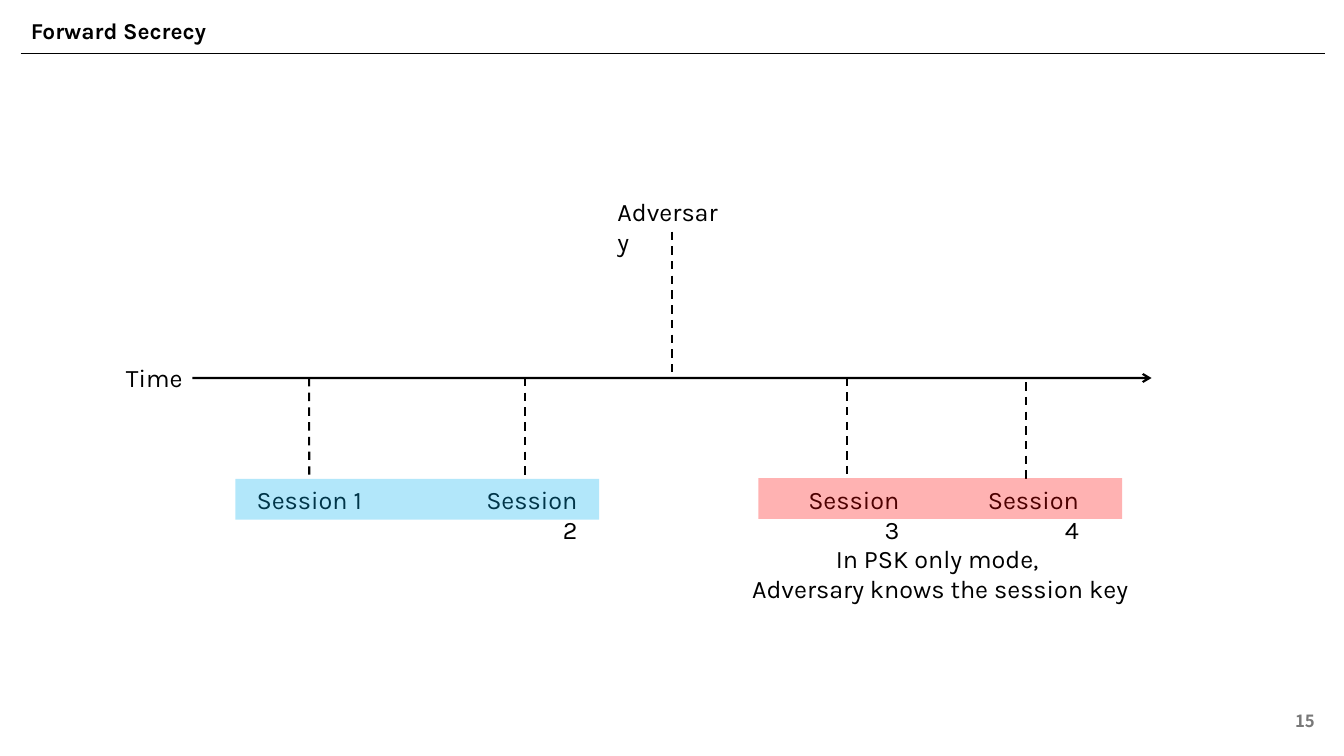
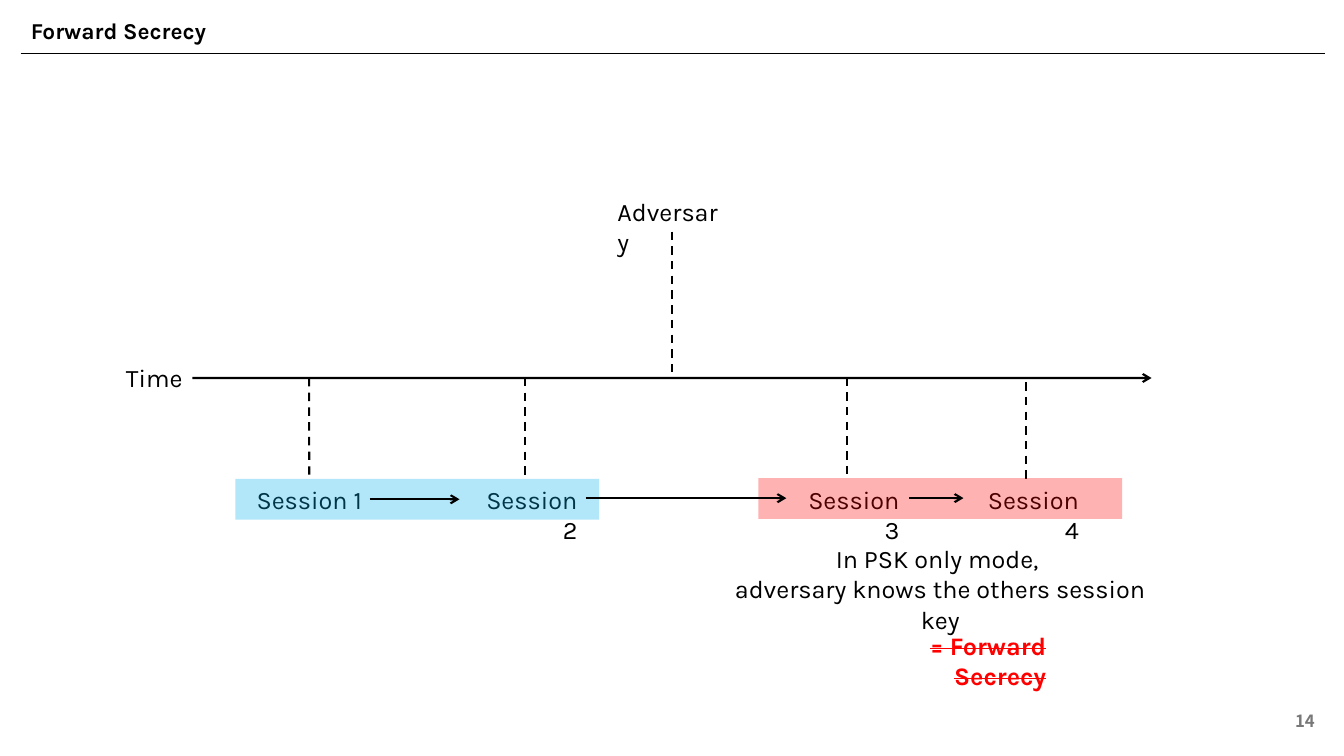
Before and after one commit to east-chord-0729/0-RTT-Security, a slide deck: slide 14 of 0-RTT-Security.pptx (slide 15 before the commit). Drawn at 1344x756 pixels with LibreOffice and Linux fonts; fonts in the diff are those of the drawing. Boxes give left, top, right and bottom in pixels: in the first picture for what was removed or moved away, otherwise in the second. Text is boxed around its words. In the diff, an @@ line names an element or a change of style, - is before the commit and + after.

```diff
--- a/0-RTT-Security.pptx
+++ b/0-RTT-Security.pptx
@@ arrow added from (370, 499) to (460, 499), #000000 1.5 pt @@
@@ arrow added from (586, 498) to (786, 498), #000000 1.5 pt @@
@@ arrow added from (909, 498) to (964, 498), #000000 1.5 pt @@
@@ text at <box>735,580,1145,604</box>: text changed @@
-Adversary knows the session key
+adversary knows the others session key
@@ text added at <box>950,632,1046,692</box>, 18 pt, text #FF0000, bold, strikethrough @@
+= Forward Secrecy
@@ page number at <box>1295,714,1315,727</box>: text changed @@
-15
+14
```
Also in this commit, not shown: 7 other slides changed, 4 slides added, 1 slide removed, 1 other file.
